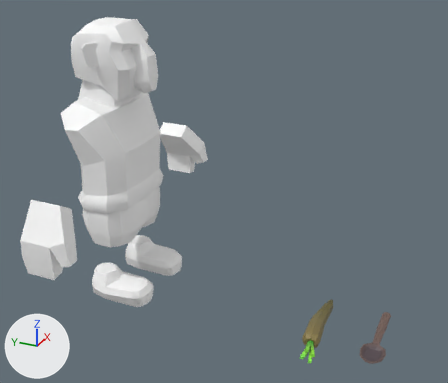
The Blender file ArtAssets/Assets_Kenny.blend: old version first, new version second.
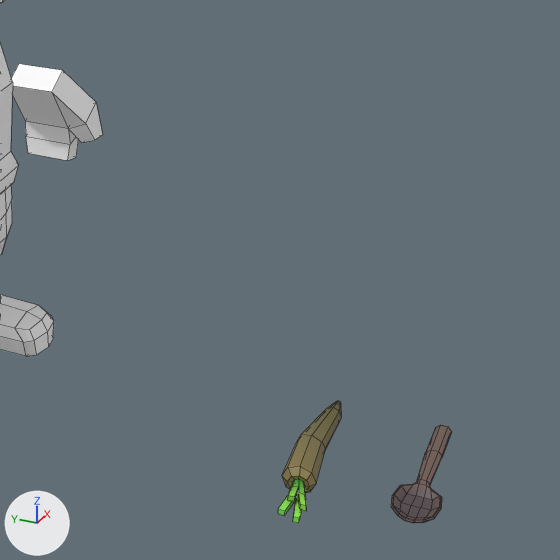
Each version appears first whole from a 50 mm camera at (-1.798, -0.229, 1.354) aimed at (-0.043, 0.56, 0.477), and next in a close-up on the part from 34% to 100% of the width and 23% to 100% of the height. The axes (+X, +Y, +Z) are drawn at lower left. The lights are the same throughout. The close-ups show mesh edges as thin lines.

The first close-up shows 'SM_Basecharacter', 'carrot', 'spoon'.
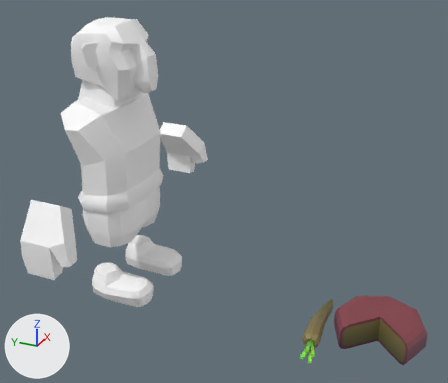
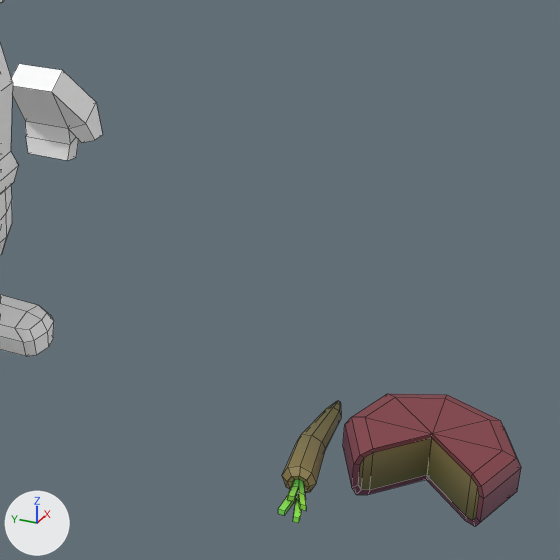
Where the change shows, as pixel boxes [x1, y1, x2, y2] in the close-ups (560 x 560 px):
'cheese', added (brown)
    after: [343, 394, 518, 495]
'cheese piece', added
    after: [426, 434, 521, 527]
'spoon', hidden
    before: [391, 425, 452, 523]

What changed in the scene script:
```text
Add me_cylinder_017:
    me_cylinder_017.from_pydata(...)  # 28 vertices, 27 faces; spans x -0.0849..0.0, y -0.12..0.0, z 0.0..0.1
    me_cylinder_017.materials.append(mat_material_001)  # picture img_t_gradienttextures_test_png
Add me_cylinder_016:
    me_cylinder_016.from_pydata(...)  # 52 vertices, 55 faces; spans x -0.085..0.12, y -0.12..0.12, z 0.0..0.1
    me_cylinder_016.materials.append(mat_material_001)  # picture img_t_gradienttextures_test_png
Change ob_spoon:
    ob_spoon.location: (0.0, 0.0, 0.0) -> (0.0, 0.2, 0.0)
    add ob_spoon.hide_set(True)
Add ob_cheese_piece:
    ob_cheese_piece = bpy.data.objects.new('cheese piece', me_cylinder_017)
    ob_cheese_piece.location = (0.0, 0.0, 0.0)
    ob_cheese_piece.scale = (1.3, 1.3, 1.0)
Add ob_cheese:
    ob_cheese = bpy.data.objects.new('cheese', me_cylinder_016)
    ob_cheese.location = (0.0, 0.0, 0.0)
    ob_cheese.scale = (1.3, 1.3, 1.0)
```
